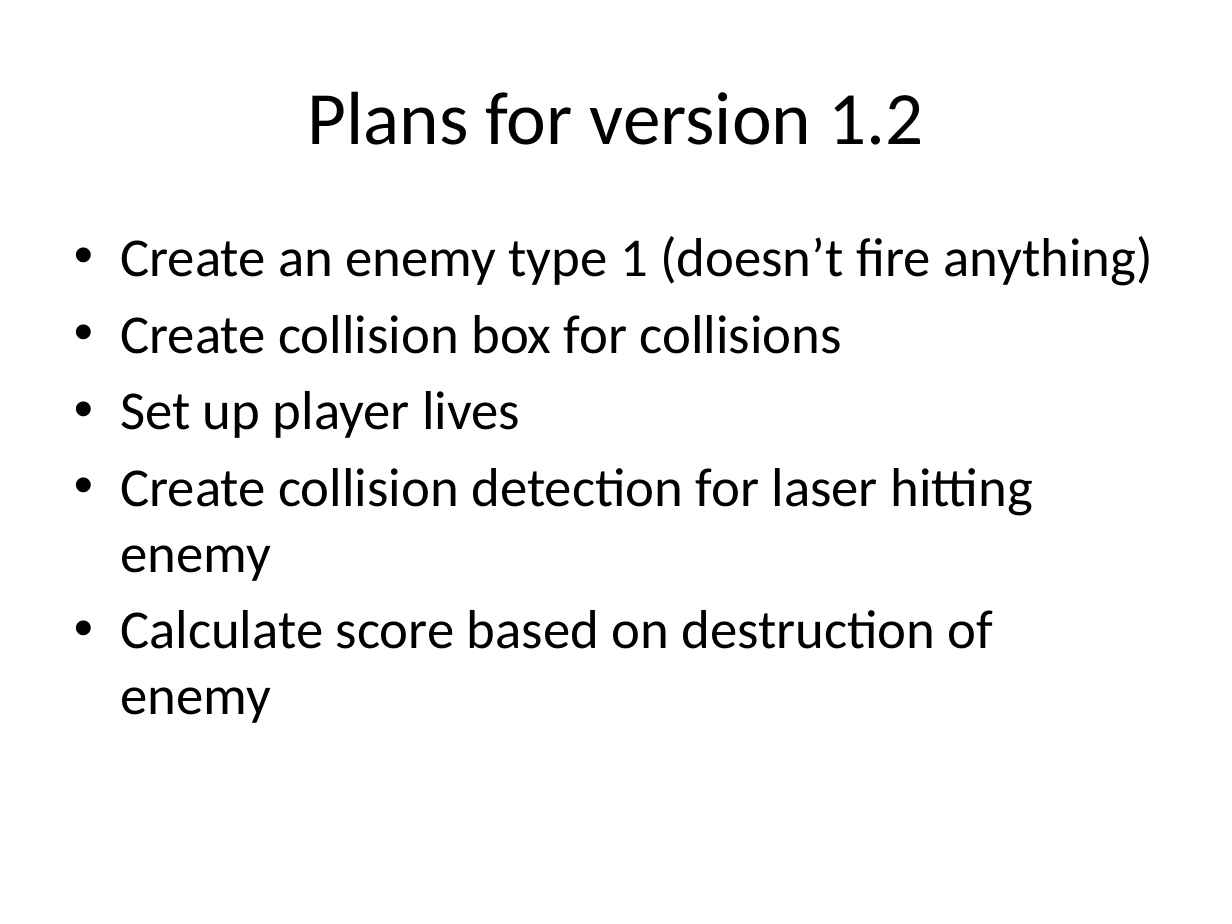
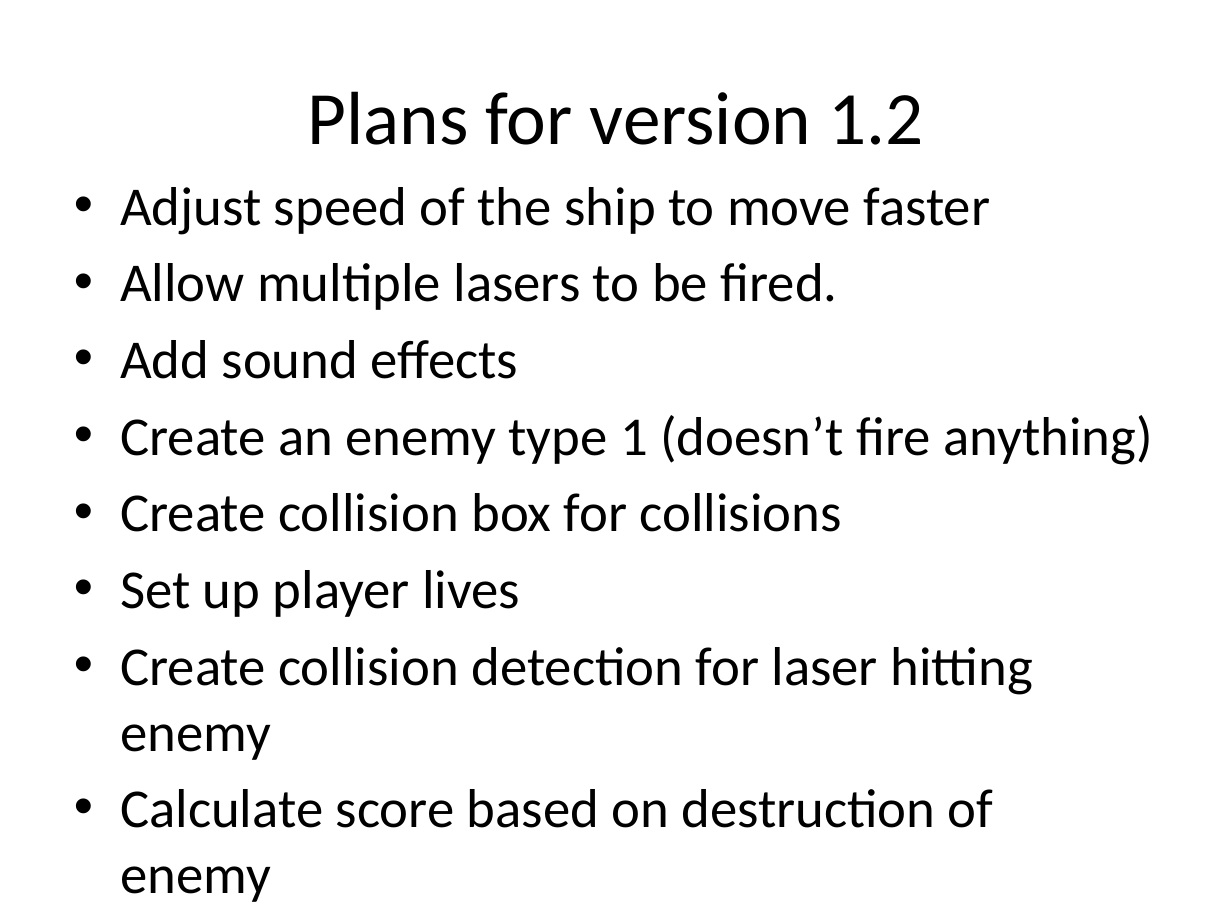
Before and after one commit to csce3513/Team15, a slide deck: slide 16 of Project Starfighter 1.1.pptx (slide 13 before the commit). Drawn at 1232x924 pixels with LibreOffice and Linux fonts; fonts in the diff are those of the drawing; background and template pictures are left out. Boxes give left, top, right and bottom in pixels: in the first picture for what was removed or moved away, otherwise in the second. Text is boxed around its words. In the diff, an @@ line names an element or a change of style, - is before the commit and + after.

Commit message:
Added Laser

```diff
--- a/Project Starfighter 1.1.pptx
+++ b/Project Starfighter 1.1.pptx
@@ text "Adjust speed of the ship ...": place and size @@
-text "Adjust speed of the ship ..." at [120,236,1153,723]
+text "Adjust speed of the ship ..." at [120,187,1153,902]
@@ text at [120,187,990,379]: paragraphs added @@
+• Adjust speed of the ship to move faster
+• Allow multiple lasers to be fired.
+• Add sound effects
```
Also in this commit, not shown: 4 other slides changed, 3 slides added, 48 other files.
